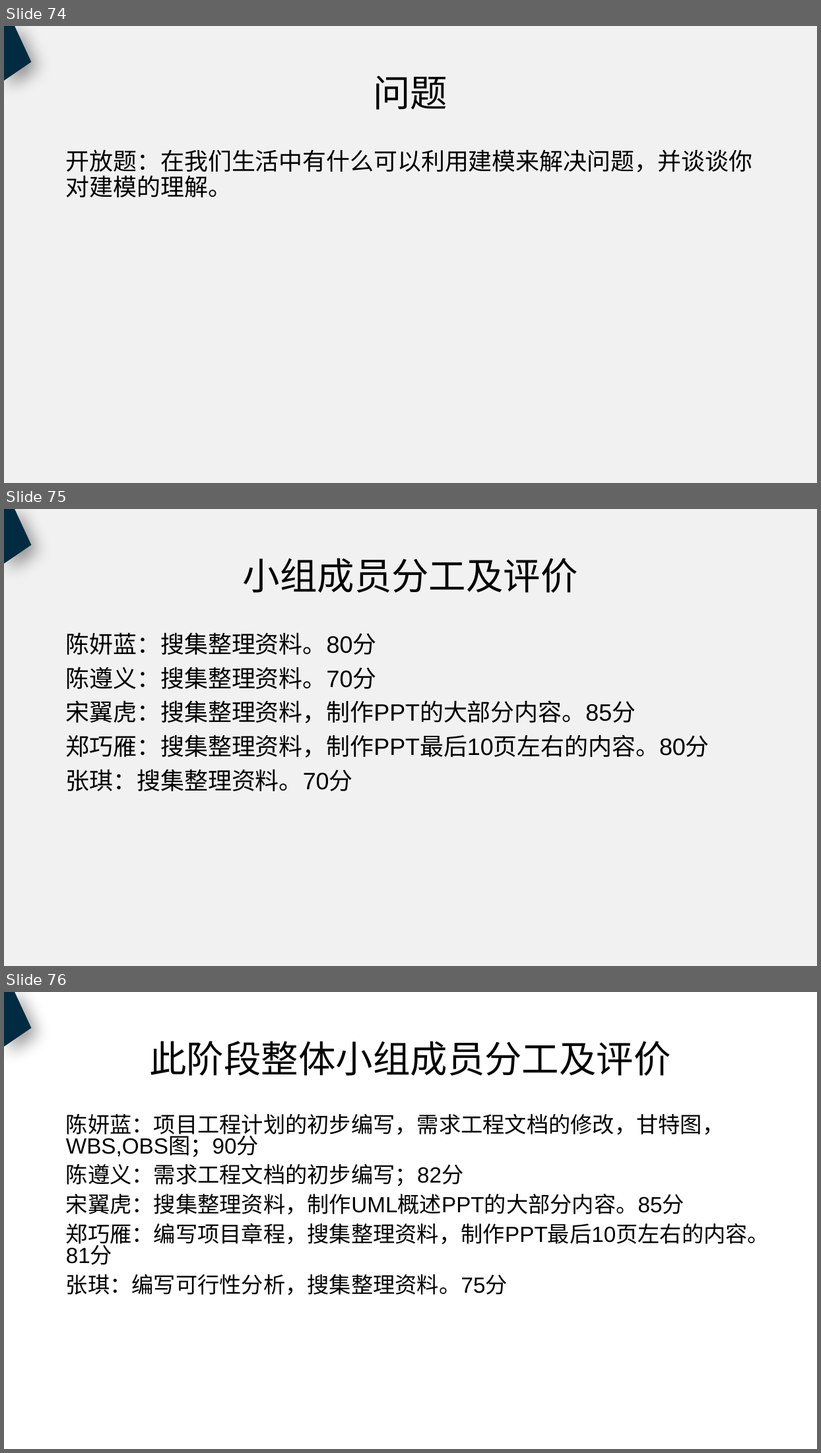
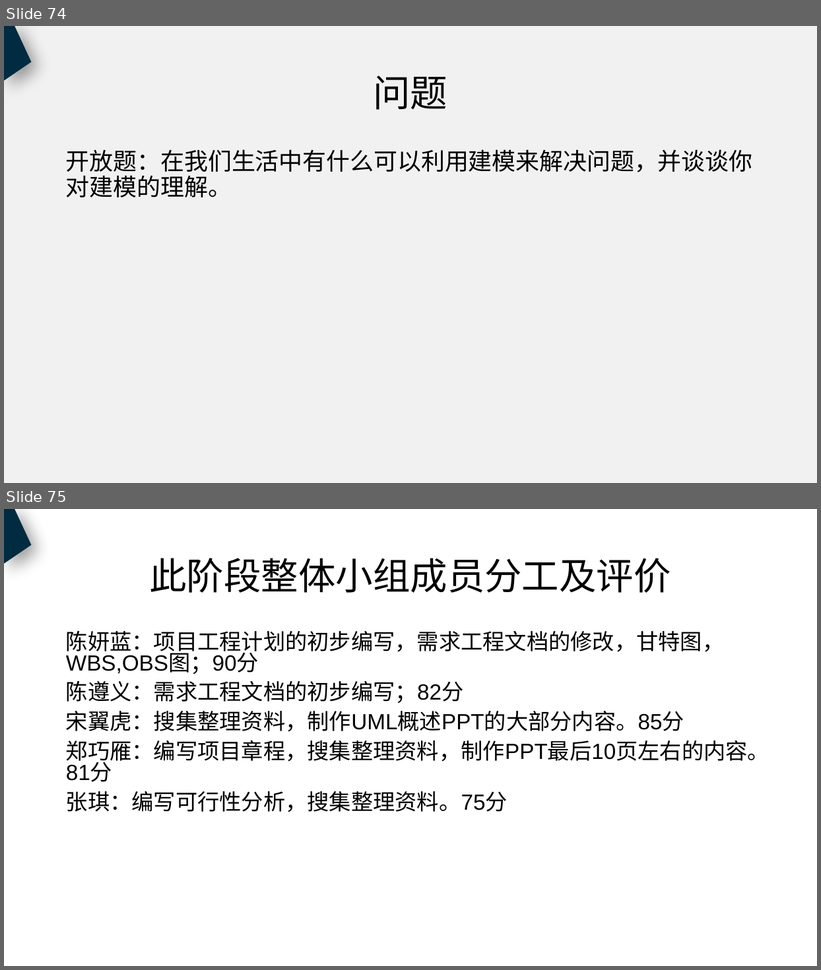
Before and after one commit to PRD2018-G18/PRD2018, a slide deck: 非受控文档/过程文档/UML概述/UML概述（新）.pptx. Shown one above the other, each under a label of ours: slides 74, 75 and 76 before the commit, slides 74 and 75 after it. The pictures are 821x1453 and 821x970 pixels, drawn with LibreOffice and Linux fonts; fonts in the diff are those of the drawing. Boxes give left, top, right and bottom in pixels: in the first picture for what was removed or moved away, otherwise in the second. Text is boxed around its words. In the diff, an @@ line names an element or a change of style, - is before the commit and + after.

Commit message:
修改UML概述PPT

```diff
--- a/非受控文档/过程文档/UML概述/UML概述（新）.pptx
+++ b/非受控文档/过程文档/UML概述/UML概述（新）.pptx
@@ slide 75 removed at bbox=[4, 509, 817, 966], background #F1F1F1 @@
@@ freeform shape removed at bbox=[4, 509, 32, 564] @@
@@ title removed at bbox=[243, 558, 578, 593] @@
-小组成员分工及评价
@@ text removed at bbox=[66, 632, 710, 791] @@
-陈妍蓝：搜集整理资料。80分
-陈遵义：搜集整理资料。70分
-宋翼虎：搜集整理资料，制作PPT的大部分内容。85分
-郑巧雁：搜集整理资料，制作PPT最后10页左右的内容。80分
-张琪：搜集整理资料。70分
@@ what was slide 76 is now slide 75 @@
```
